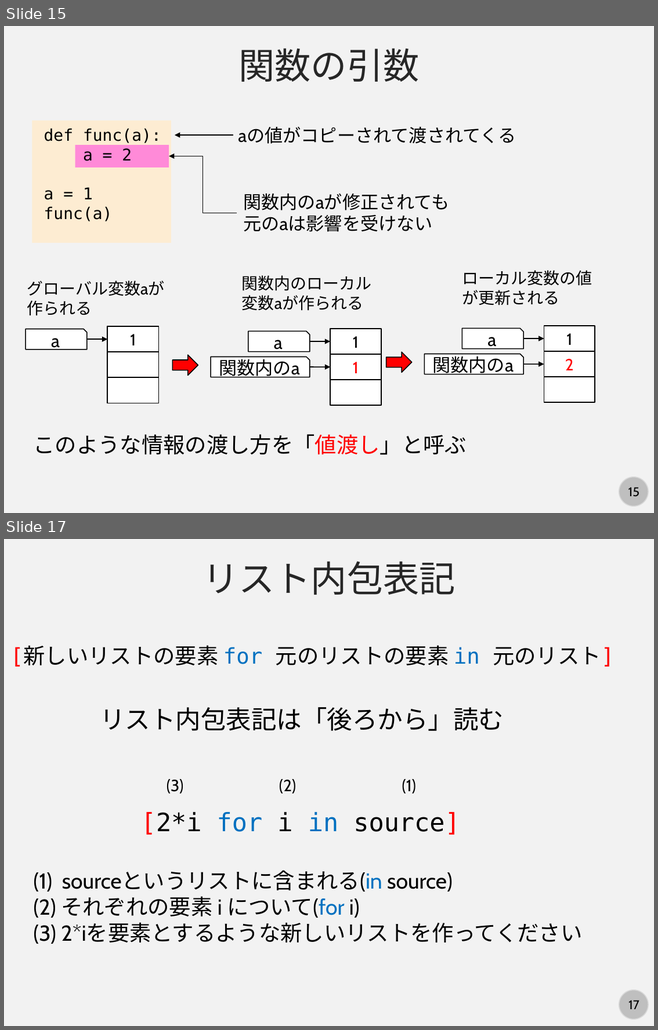
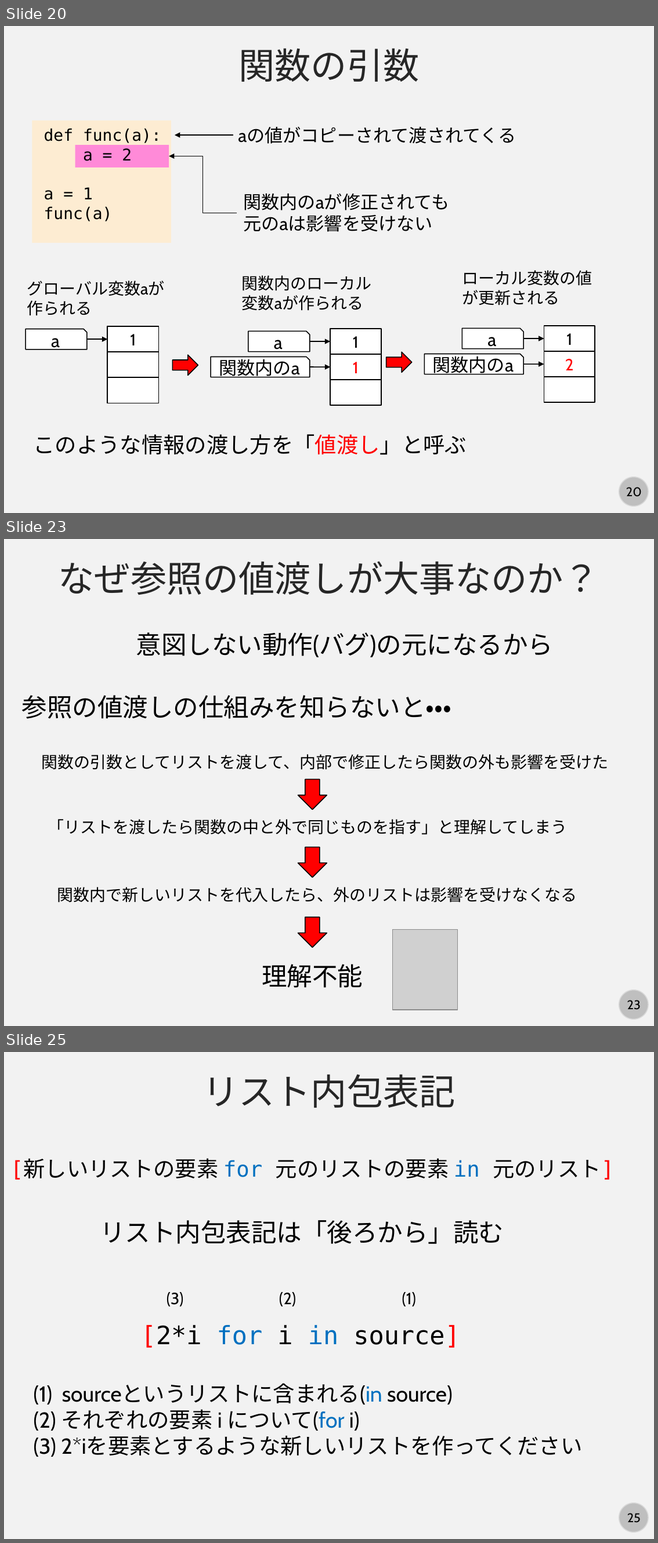
Before and after one commit to kaityo256/python_zero, a slide deck: list/fig/slide.pptx. Shown one above the other, each under a label of ours: slides 15 and 17 before the commit, slides 20, 23 and 25 after it; the slides between them are not shown. The pictures are 658x1030 and 658x1543 pixels, drawn with LibreOffice and Linux fonts; fonts in the diff are those of the drawing; grey boxes stand for pictures. Boxes give left, top, right and bottom in pixels: in the first picture for what was removed or moved away, otherwise in the second. Text is boxed around its words. In the diff, an @@ line names an element or a change of style, - is before the commit and + after.

Commit message:
関数とスコープのスライド完成

```diff
--- a/list/fig/slide.pptx
+++ b/list/fig/slide.pptx
@@ slide 23 added at (x1=4, y1=539, x2=654, y2=1026), background #F2F2F2; not listed: 2 template elements that a slide beside it also shows @@
@@ text added at (x1=59, y1=561, x2=599, y2=595), 40 pt, text #262626 @@
+なぜ参照の値渡しが大事なのか？
@@ text added at (x1=136, y1=632, x2=553, y2=657), 28 pt, text #000000 @@
+意図しない動作(バグ)の元になるから
@@ text added at (x1=22, y1=695, x2=451, y2=719), 28 pt, text #000000 @@
+参照の値渡しの仕組みを知らないと・・・
@@ text added at (x1=42, y1=754, x2=608, y2=770), 18 pt, text #000000 @@
+関数の引数としてリストを渡して、内部で修正したら関数の外も影響を受けた
@@ down arrow added at (x1=297, y1=779, x2=326, y2=810), fill #FF0000, outline #000000 1 pt @@
@@ text added at (x1=48, y1=819, x2=567, y2=835), 18 pt, text #000000 @@
+「リストを渡したら関数の中と外で同じものを指す」と理解してしまう
@@ down arrow added at (x1=297, y1=847, x2=326, y2=878), fill #FF0000, outline #000000 1 pt @@
@@ text added at (x1=57, y1=887, x2=577, y2=903), 18 pt, text #000000 @@
+関数内で新しいリストを代入したら、外のリストは影響を受けなくなる
@@ down arrow added at (x1=297, y1=917, x2=326, y2=947), fill #FF0000, outline #000000 1 pt @@
@@ picture added at (x1=392, y1=929, x2=457, y2=1010) @@
@@ text added at (x1=262, y1=964, x2=362, y2=988), 28 pt, text #000000 @@
+理解不能
@@ what was slide 15 is now slide 20 @@
@@ page number at (x1=626, y1=487, x2=641, y2=497): text changed @@
-15
+20
@@ what was slide 17 is now slide 25 @@
@@ page number at (x1=627, y1=1513, x2=640, y2=1523): text changed @@
-17
+25
```
Also in this commit, not shown: 6 slides changed, 7 other slides added.
